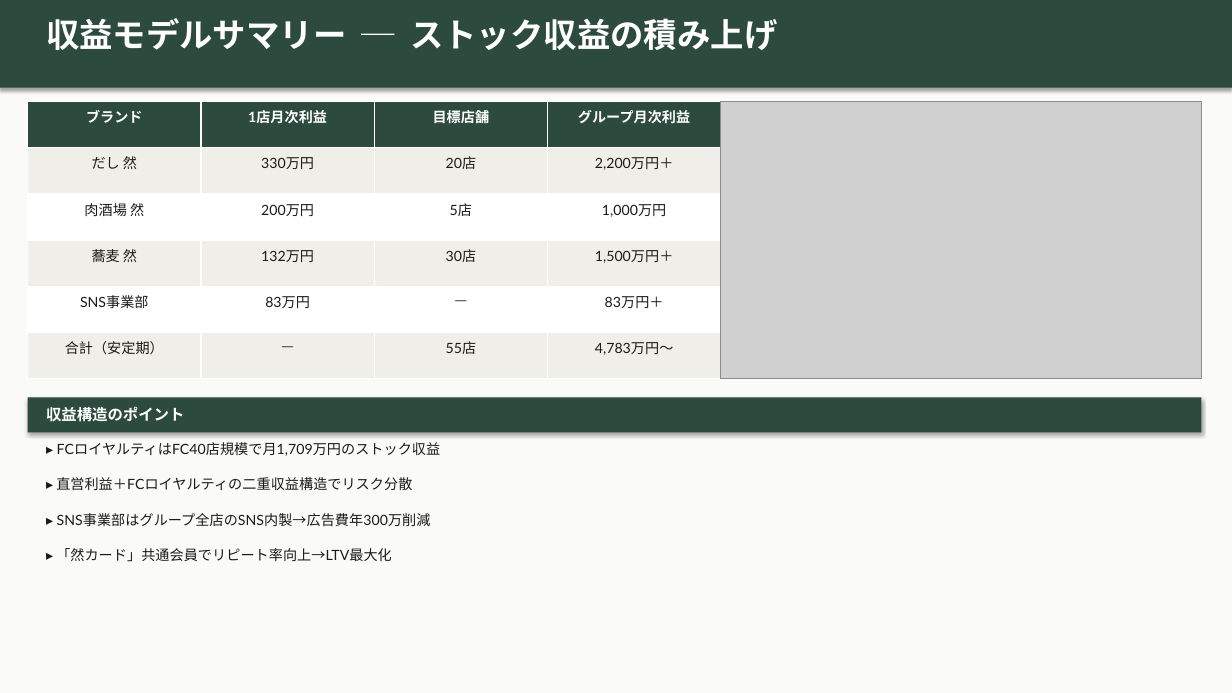
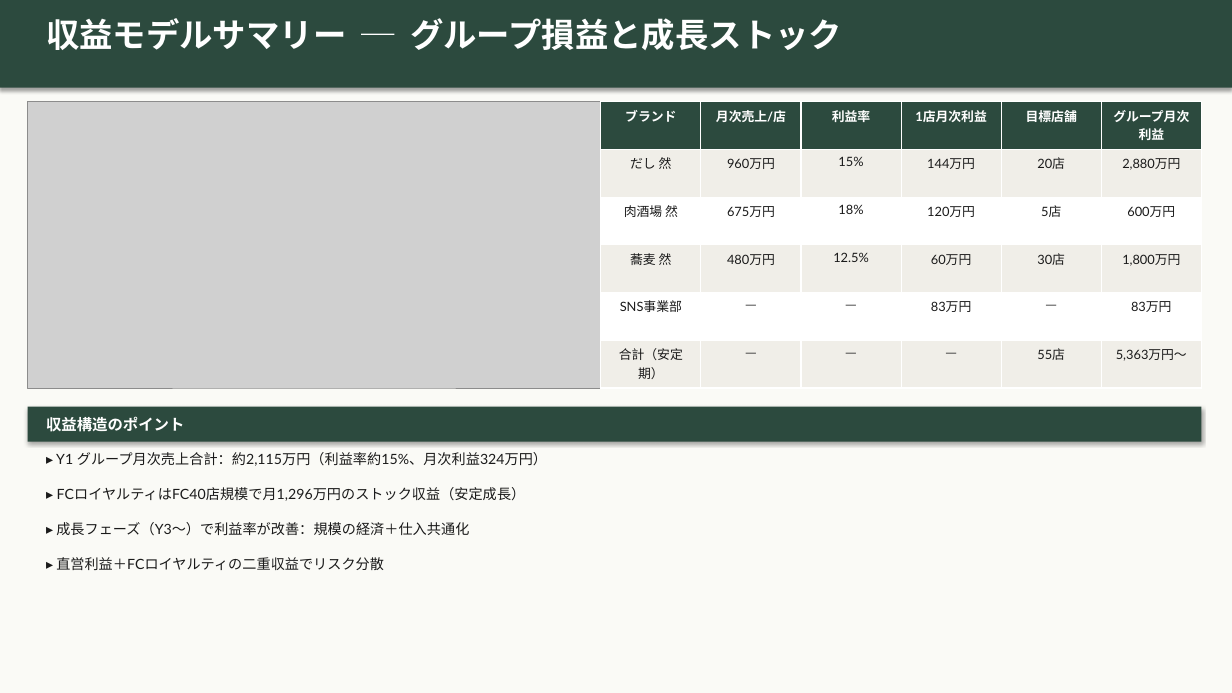
Before and after one commit to hunkotusaisinryo-lab/test-repo, a slide deck: slide 10 of zen/07_融資・投資家資料/然グループ_統合ピッチデッキ_強化版.pptx. Drawn at 1232x693 pixels with LibreOffice and Linux fonts; fonts in the diff are those of the drawing; grey boxes stand for pictures. Boxes give left, top, right and bottom in pixels: in the first picture for what was removed or moved away, otherwise in the second. Text is boxed around its words. In the diff, an @@ line names an element or a change of style, - is before the commit and + after.

```diff
--- a/zen/07_融資・投資家資料/然グループ_統合ピッチデッキ_強化版.pptx
+++ b/zen/07_融資・投資家資料/然グループ_統合ピッチデッキ_強化版.pptx
@@ text at bbox=[46, 18, 842, 50]: text changed @@
-収益モデルサマリー ─ ストック収益の積み上げ
+収益モデルサマリー ─ グループ損益と成長ストック
@@ picture added at bbox=[28, 102, 601, 388] @@
@@ table at bbox=[601, 102, 1200, 388] @@
-column 2: 1店月次利益 | 330万円 | 200万円 | 132万円 | 83万円 | ─
+column 2: 月次売上/店 | 960万円 | 675万円 | 480万円 | ─ | ─
+column 3: 利益率 | 15% | 18% | 12.5% | ─ | ─
+column 4: 1店月次利益 | 144万円 | 120万円 | 60万円 | 83万円 | ─
-column 4: グループ月次利益 | 2,200万円＋ | 1,000万円 | 1,500万円＋ | 83万円＋ | 4,783万円〜
+column 6: グループ月次利益 | 2,880万円 | 600万円 | 1,800万円 | 83万円 | 5,363万円〜
@@ table: place and size @@
-table at bbox=[28, 102, 723, 379]
+table at bbox=[601, 102, 1200, 388]
@@ picture removed at bbox=[721, 102, 1202, 379] @@
@@ rectangle: place and size @@
-rectangle at bbox=[28, 397, 1202, 433]
+rectangle at bbox=[28, 407, 1202, 442]
@@ text "収益構造のポイント": place and size @@
-text "収益構造のポイント" at bbox=[46, 406, 184, 422]
+text "収益構造のポイント" at bbox=[46, 416, 184, 432]
@@ text at bbox=[56, 452, 547, 466]: text changed @@
-▸ FCロイヤルティはFC40店規模で月1,709万円のストック収益
+▸ Y1 グループ月次売上合計：約2,115万円（利益率約15%、月次利益324万円）
@@ text added at bbox=[74, 487, 525, 501], 11 pt, text #1A1A1A @@
+▸ FCロイヤルティはFC40店規模で月1,296万円のストック収益（安定成長）
@@ text at bbox=[56, 522, 470, 535]: text changed @@
-▸ SNS事業部はグループ全店のSNS内製→広告費年300万削減
+▸ 成長フェーズ（Y3〜）で利益率が改善：規模の経済＋仕入共通化
@@ text at bbox=[56, 557, 384, 570]: text changed @@
-▸ 直営利益＋FCロイヤルティの二重収益構造でリスク分散
+▸ 直営利益＋FCロイヤルティの二重収益でリスク分散
@@ text removed at bbox=[56, 548, 392, 562] @@
-▸ 「然カード」共通会員でリピート率向上→LTV最大化
```
Also in this commit, not shown: 5 other slides changed, 1 other file.
